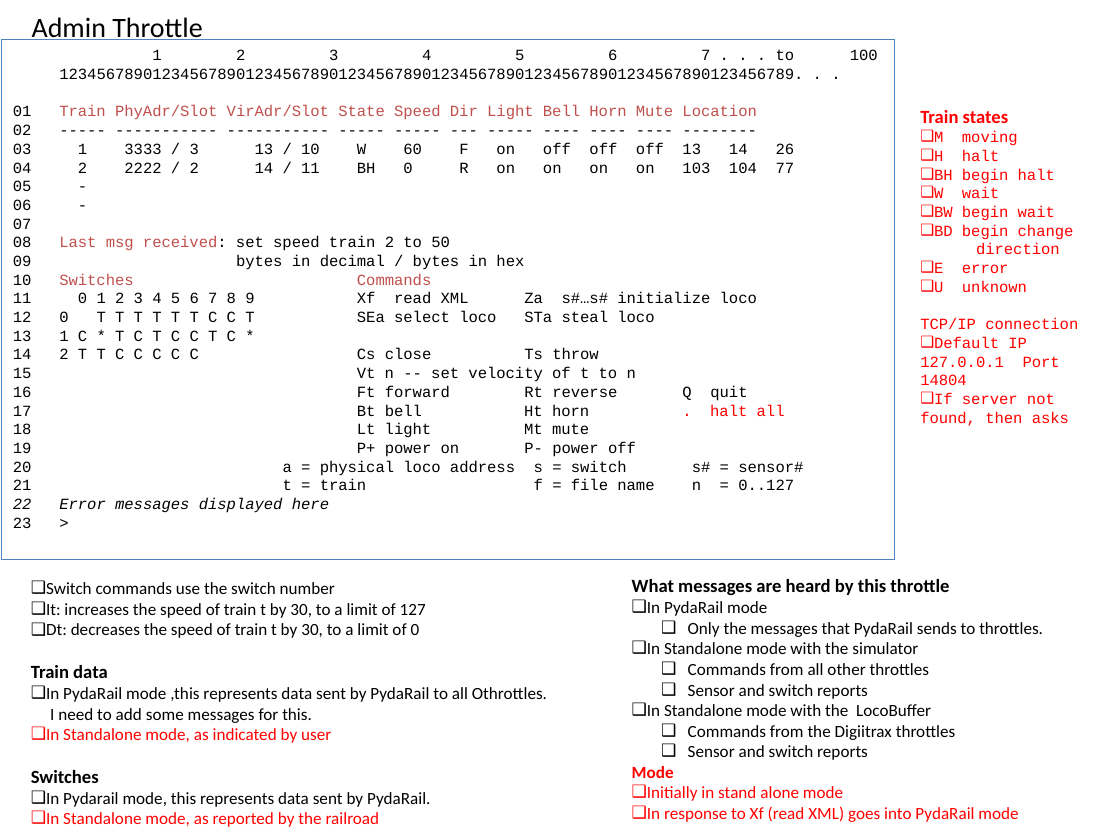
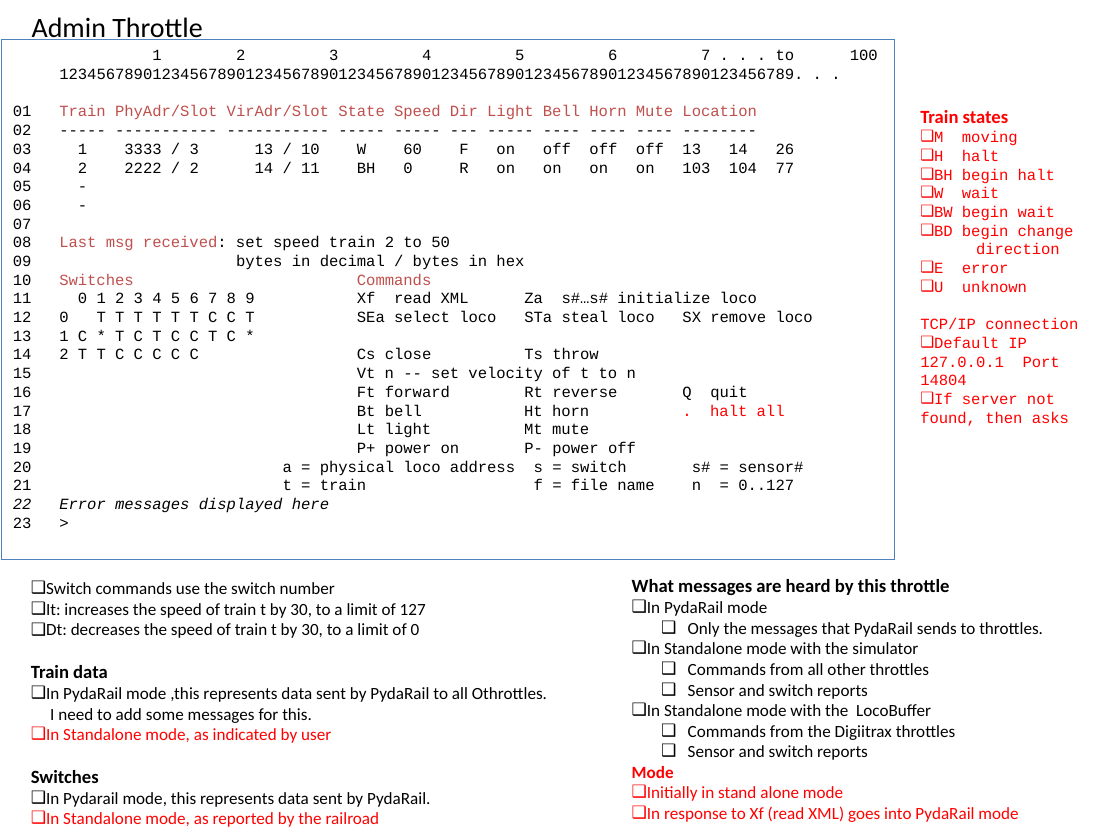
Before and after one commit to mlozborne/motin, a slide deck: slide 2 of Documentation/Design/AdminThrottle.pptx. Drawn at 1120x840 pixels with LibreOffice and Linux fonts; fonts in the diff are those of the drawing. Boxes give left, top, right and bottom in pixels: in the first picture for what was removed or moved away, otherwise in the second. Text is boxed around its words. In the diff, an @@ line names an element or a change of style, - is before the commit and + after.

```diff
--- a/Documentation/Design/AdminThrottle.pptx
+++ b/Documentation/Design/AdminThrottle.pptx
@@ text in rectangle at box(59, 311, 813, 322): text changed @@
-12 0 T T T T T T C C T SEa select loco STa steal loco
+12 0 T T T T T T C C T SEa select loco STa steal loco SX remove loco
```
Also in this commit, not shown: 7 other files.
